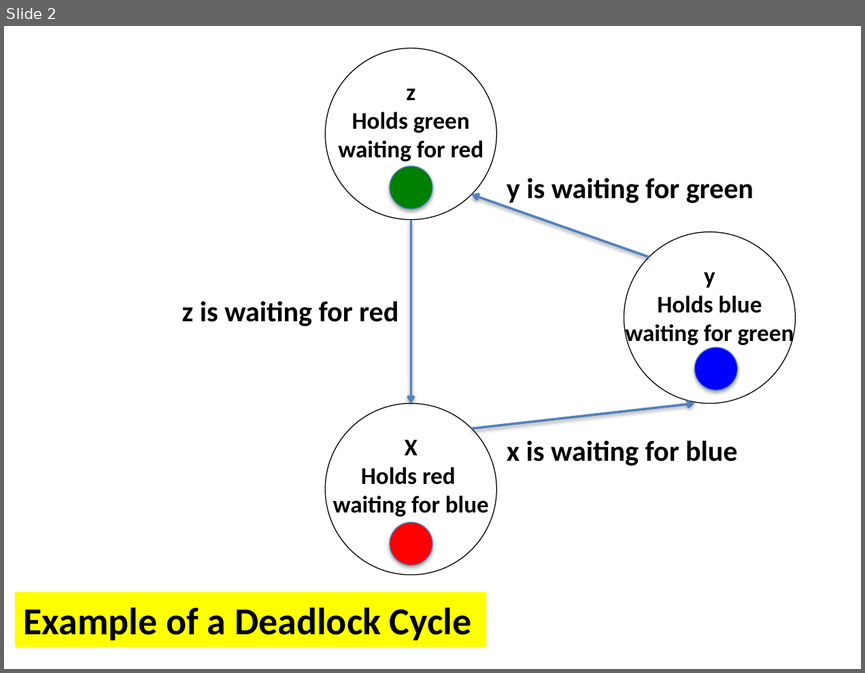
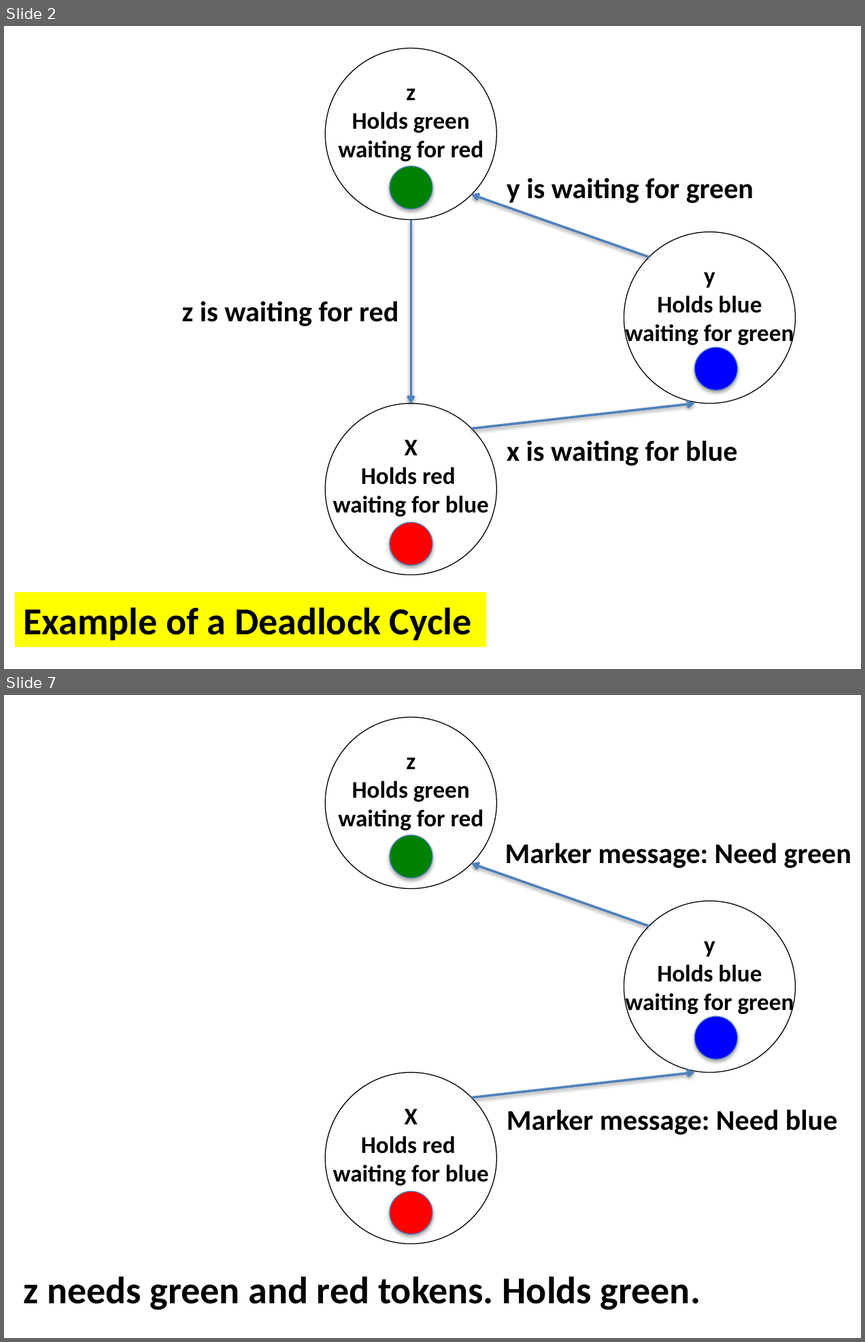
Before and after one commit to kmchandy/kmchandy.github.io, a slide deck: DeadlockDetection_And/DeadlockDetectionAnd.pptx. Shown one above the other, each under a label of ours: slide 2 before the commit, slides 2 and 7 after it; the slides between them are not shown. The pictures are 865x673 and 865x1342 pixels, drawn with LibreOffice and Linux fonts; fonts in the diff are those of the drawing. Boxes give left, top, right and bottom in pixels: in the first picture for what was removed or moved away, otherwise in the second. Text is boxed around its words. In the diff, an @@ line names an element or a change of style, - is before the commit and + after.

```diff
--- a/DeadlockDetection_And/DeadlockDetectionAnd.pptx
+++ b/DeadlockDetection_And/DeadlockDetectionAnd.pptx
@@ slide 7 added at [4, 695, 861, 1338], background #FFFFFF @@
@@ ellipse added at [325, 717, 496, 889], outline #000000 0.75 pt, 20 pt, text #000000, bold @@
+z
+Holds green
+waiting for red
@@ ellipse added at [390, 834, 432, 877], fill #008000, outline #4B7EBC 0.75 pt @@
@@ text added at [505, 843, 851, 868], 24 pt, text #000000, bold @@
+Marker message: Need green
@@ arrow added from (649, 926) to (472, 864), #4F81BD 2 pt @@
@@ ellipse added at [623, 900, 795, 1072], outline #000000 0.75 pt, 20 pt, text #000000, bold @@
+y
+Holds blue
+waiting for green
@@ ellipse added at [695, 1016, 738, 1059], fill #0000FF, outline #4B7EBC 0.75 pt @@
@@ ellipse added at [325, 1072, 496, 1243], outline #000000 0.75 pt, 20 pt, text #000000, bold @@
+X
+Holds red
+waiting for blue
@@ arrow added from (472, 1097) to (695, 1072), #4F81BD 2 pt @@
@@ text added at [507, 1109, 837, 1134], 24 pt, text #000000, bold @@
+Marker message: Need blue
@@ ellipse added at [390, 1191, 432, 1234], fill #FF0000, outline #4B7EBC 0.75 pt @@
@@ text added at [23, 1276, 700, 1310], 32 pt, text #000000, bold @@
+z needs green and red tokens. Holds green.
```
Also in this commit, not shown: 5 other slides added, 7 other files.
